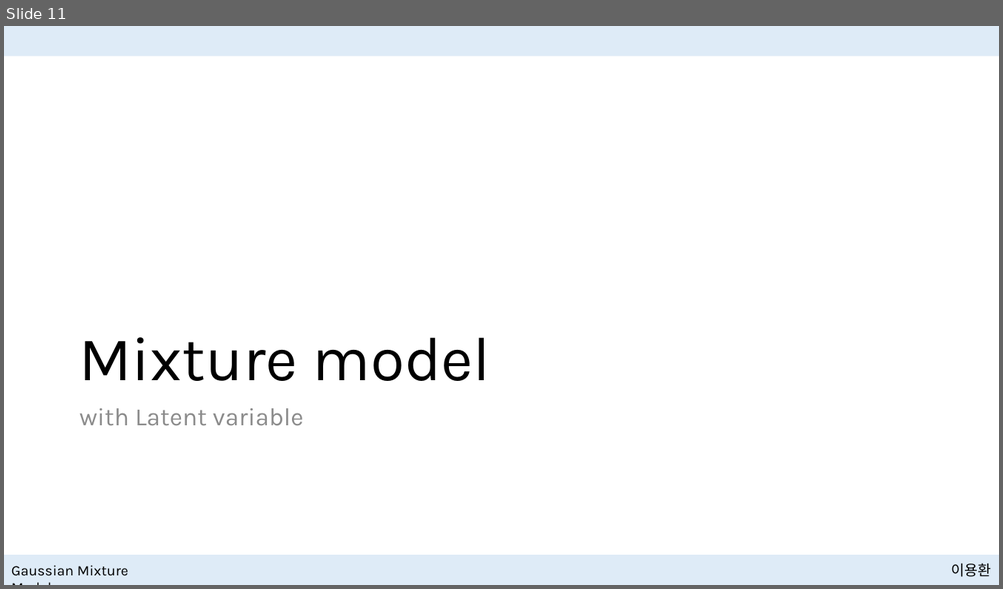
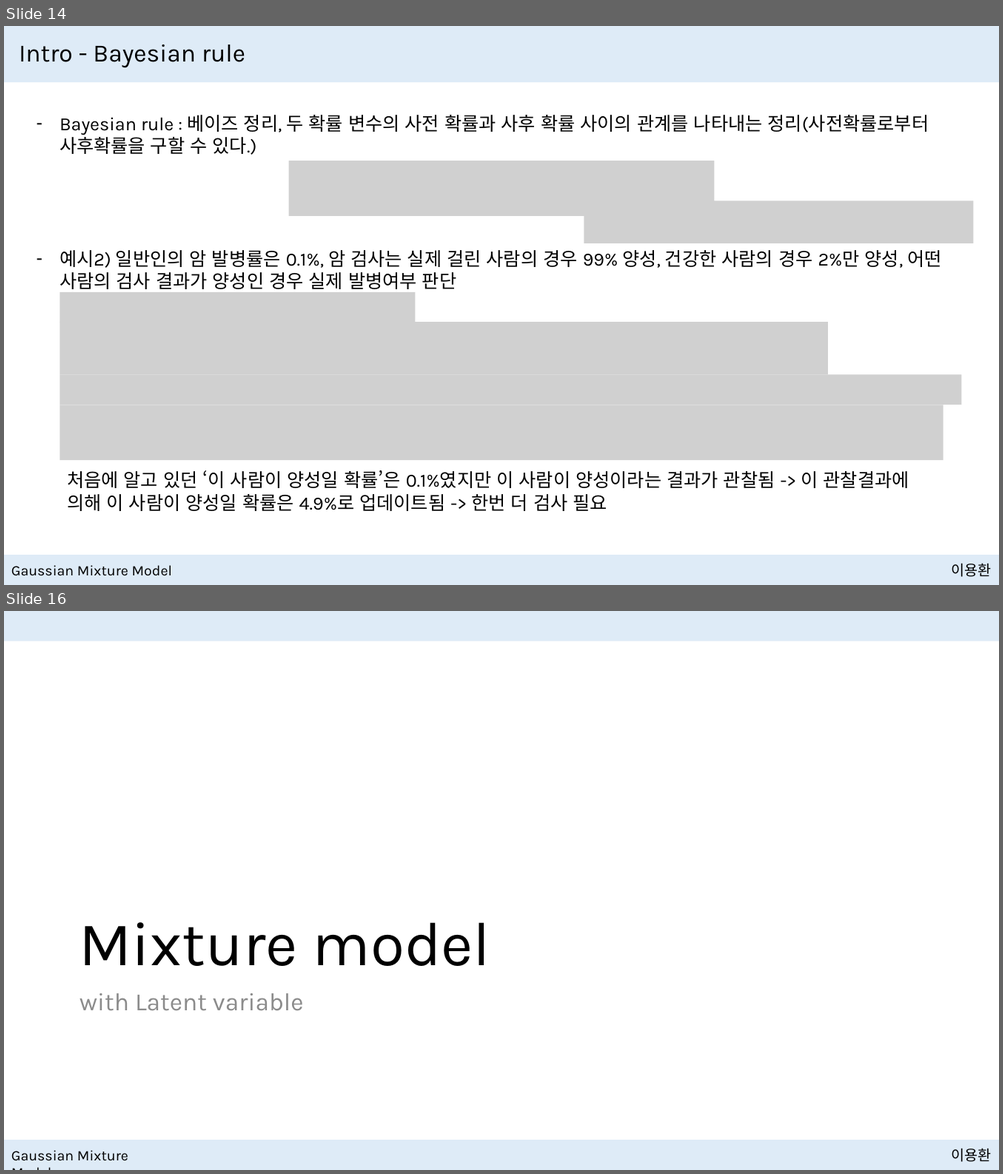
Before and after one commit to NewPlus/SeminarforNLP, a slide deck: Seminar/Gaussian Mixture Model/Presentation files/Gaussian Mixture.pptx. Shown one above the other, each under a label of ours: slide 11 before the commit, slides 14 and 16 after it; the slides between them are not shown. The pictures are 1003x589 and 1003x1174 pixels, drawn with LibreOffice and Linux fonts; fonts in the diff are those of the drawing; grey boxes stand for pictures. Boxes give left, top, right and bottom in pixels: in the first picture for what was removed or moved away, otherwise in the second. Text is boxed around its words. In the diff, an @@ line names an element or a change of style, - is before the commit and + after.

```diff
--- a/Seminar/Gaussian Mixture Model/Presentation files/Gaussian Mixture.pptx
+++ b/Seminar/Gaussian Mixture Model/Presentation files/Gaussian Mixture.pptx
@@ slide 14 added at [4, 26, 999, 585], background #FFFFFF; not listed: 2 template elements that a slide beside it also shows @@
@@ rectangle added at [4, 26, 999, 82], fill #DEEBF7 @@
@@ title added at [19, 44, 245, 68], 24 pt, text #000000 @@
+Intro - Bayesian rule
@@ text added at [60, 115, 929, 155], 18 pt, text #000000 @@
+– Bayesian rule : 베이즈 정리, 두 확률 변수의 사전 확률과 사후 확률 사이의 관계를 나타내는 정리(사전확률로부터 사후확률을 구할 수 있다.)
@@ picture added at [288, 161, 714, 216] @@
@@ picture added at [583, 201, 973, 243] @@
@@ text added at [60, 250, 941, 289], 18 pt, text #000000 @@
+– 예시2) 일반인의 암 발병률은 0.1%, 암 검사는 실제 걸린 사람의 경우 99% 양성, 건강한 사람의 경우 2%만 양성, 어떤 사람의 검사 결과가 양성인 경우 실제 발병여부 판단
@@ picture added at [60, 292, 415, 322] @@
@@ picture added at [60, 322, 828, 375] @@
@@ picture added at [60, 375, 962, 405] @@
@@ picture added at [60, 405, 943, 460] @@
@@ text added at [67, 471, 909, 511], 18 pt, text #000000 @@
+처음에 알고 있던 ‘이 사람이 양성일 확률’은 0.1%였지만 이 사람이 양성이라는 결과가 관찰됨 -> 이 관찰결과에 의해 이 사람이 양성일 확률은 4.9%로 업데이트됨 -> 한번 더 검사 필요
@@ text added at [11, 565, 173, 577], 14 pt, text #000000 @@
+Gaussian Mixture Model
@@ what was slide 11 is now slide 16 @@
```
Also in this commit, not shown: 5 slides changed, 44 other slides added, 1 other file.
